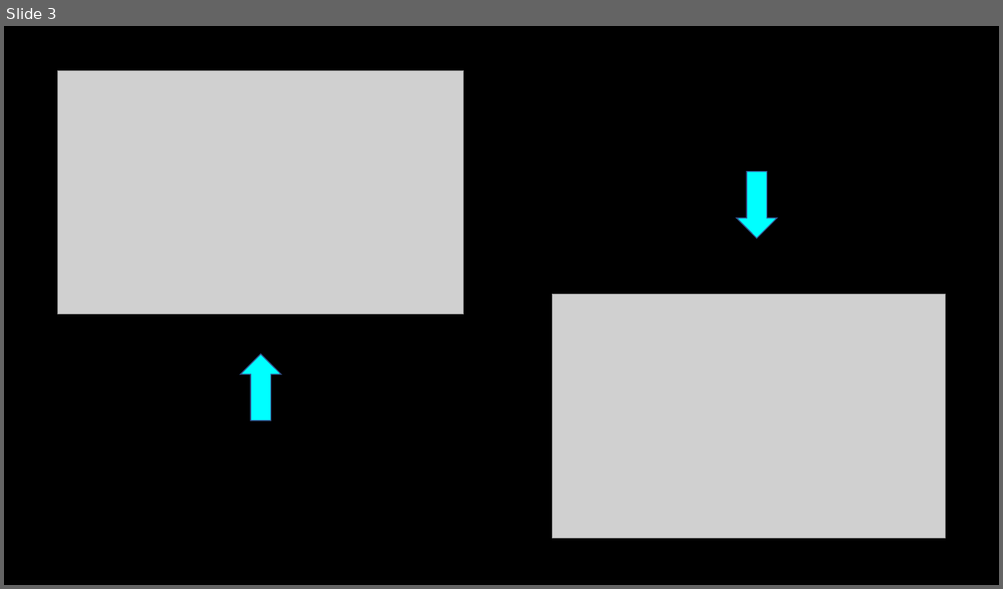
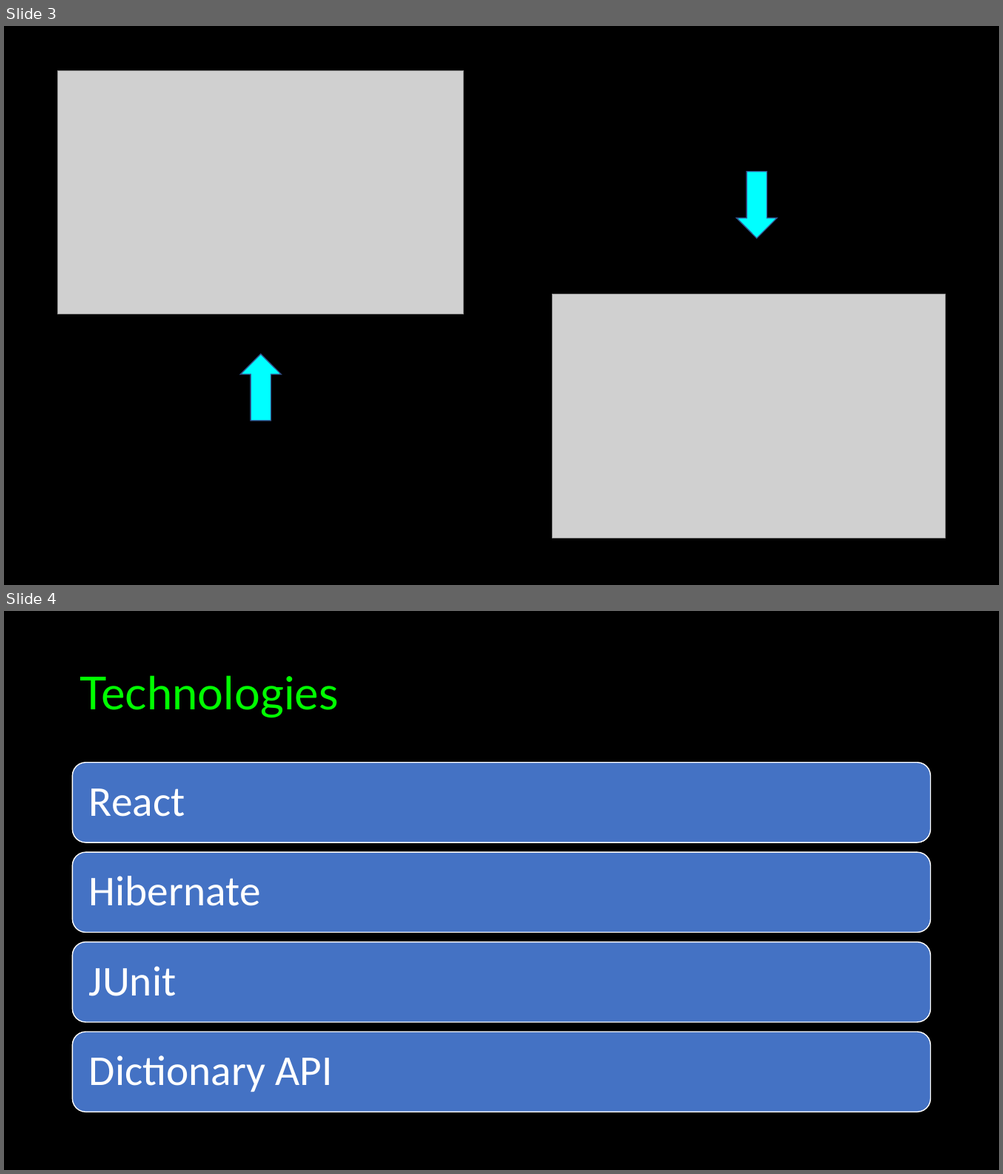
Before and after one commit to josh-mcdaniel/p2-group-4, a slide deck: P2 PowerPoint.pptx. Shown one above the other, each under a label of ours: slide 3 before the commit, slides 3 and 4 after it. The pictures are 1003x589 and 1003x1174 pixels, drawn with LibreOffice and Linux fonts; fonts in the diff are those of the drawing; grey boxes stand for pictures. Boxes give left, top, right and bottom in pixels: in the first picture for what was removed or moved away, otherwise in the second. Text is boxed around its words. In the diff, an @@ line names an element or a change of style, - is before the commit and + after.

```diff
--- a/P2 PowerPoint.pptx
+++ b/P2 PowerPoint.pptx
@@ slide 4 added at box(4, 611, 999, 1170), background #000000 @@
@@ title added at box(79, 675, 338, 718), 44 pt, text #00FF00 @@
+Technologies
@@ group added at box(73, 763, 930, 1113): 4 rounded rectangles, 4 texts @@
+React
+Hibernate
+JUnit
+Dictionary API
```
Also in this commit, not shown: 4 other slides added.
